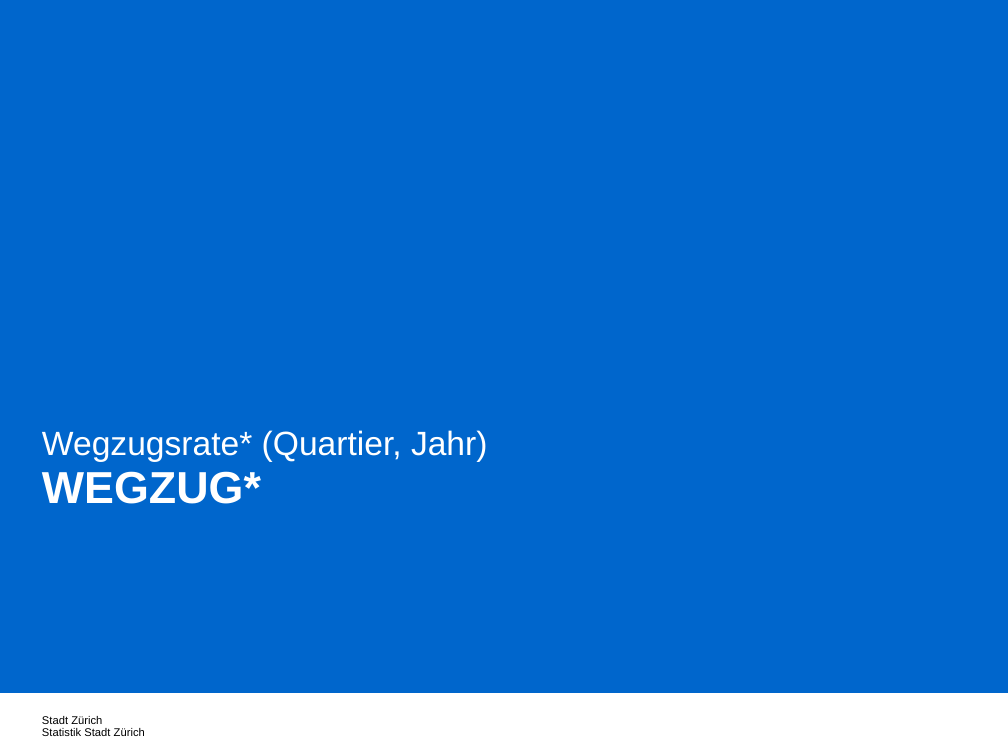
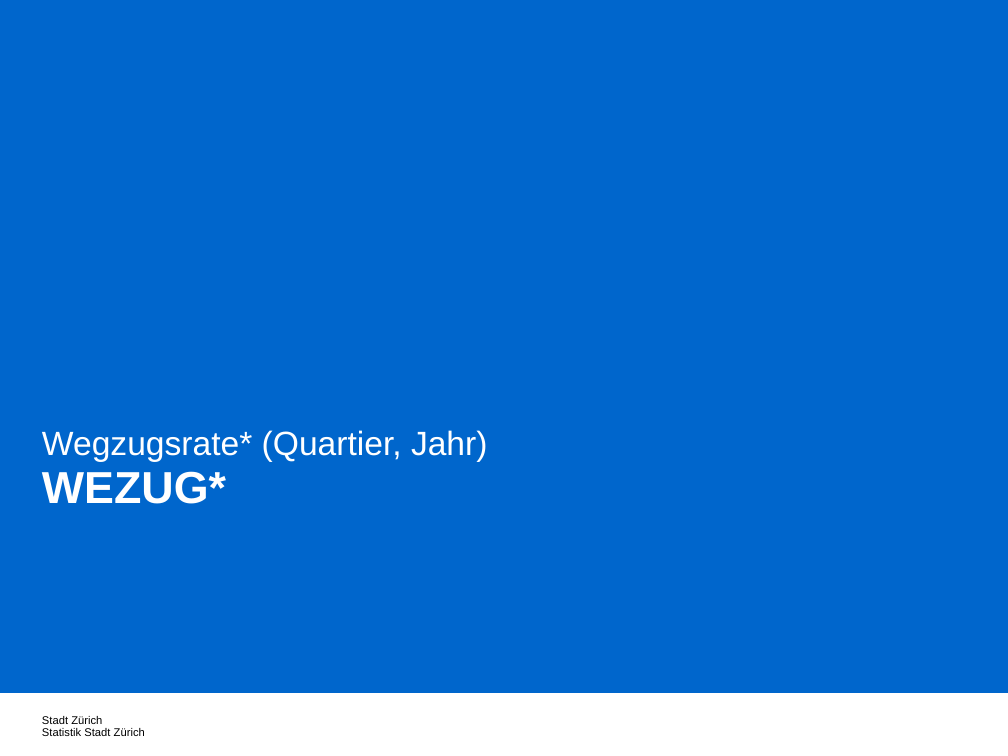
Before and after one commit to StatistikStadtZuerich/BevSzen, a slide deck: slide 35 of 2020phase2/5_Documentation/Concepts.pptx. Drawn at 1008x756 pixels with LibreOffice and Linux fonts; fonts in the diff are those of the drawing. Boxes give left, top, right and bottom in pixels: in the first picture for what was removed or moved away, otherwise in the second. Text is boxed around its words. In the diff, an @@ line names an element or a change of style, - is before the commit and + after.

```diff
--- a/2020phase2/5_Documentation/Concepts.pptx
+++ b/2020phase2/5_Documentation/Concepts.pptx
@@ text at box(42, 471, 226, 504): text changed @@
-WEGZUG*
+WEZUG*
```
Also in this commit, not shown: 12 other slides changed, 4 other files.
